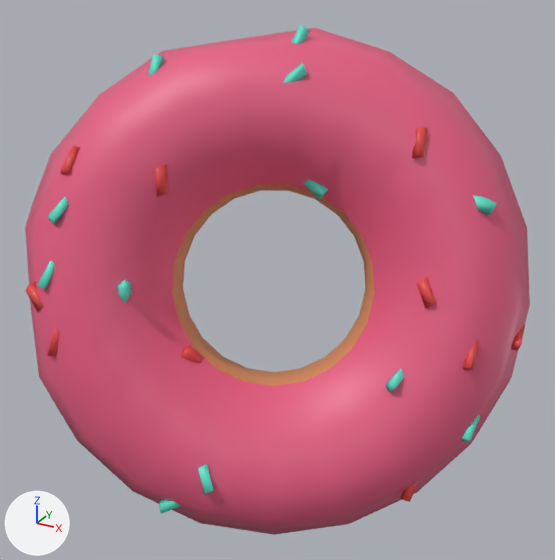
The glTF model Xmas/assets/Donut/Donut.glb, before and after one commit.
One viewpoint serves both versions: a 50 mm lens placed at (1.6, -3.12, 2.47), pointed at (0.18, -0.53, 1.18). Arrows for +X, +Y and +Z are at lower left; the lights stay in place. The picture after the commit comes second.

The first picture shows 'Donut1.1', 'Donut1.2', 'Donut1.3', 'Donut1.4', '平面'.
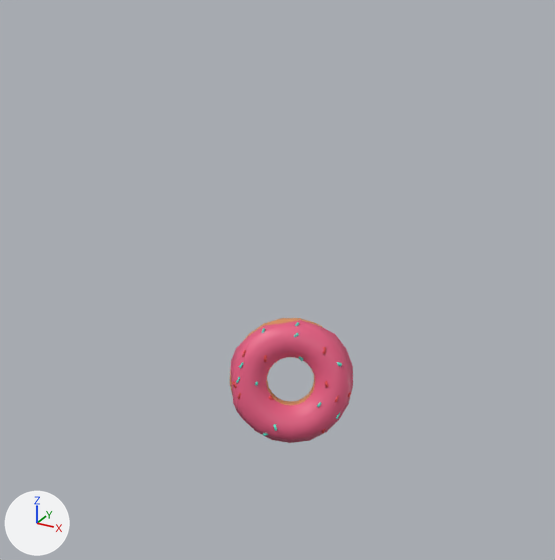
ob_空白 is not drawn itself; it is the parent of ob_空白_001.

What differs and where, as boxes (x1, y1, x2, y2) in the pictures (555 x 560 px):
'Donut1.2', rescaled (76% narrower, 76% shorter): before (25, 28, 530, 535); after (231, 320, 353, 443)
'Donut1.1', rescaled: before (172, 185, 375, 386); after (230, 318, 325, 406)
'Donut1.3', rescaled (77% narrower, 76% shorter): before (37, 25, 497, 513); after (236, 322, 342, 436)
'Donut1.4', rescaled (76% narrower, 77% shorter): before (25, 127, 525, 502); after (232, 347, 351, 433)

The change in detail:
Object '空白' (ob_空白) is rescaled from (1.0, 1.0, 1.0) to (0.3, 0.3, 0.3).
